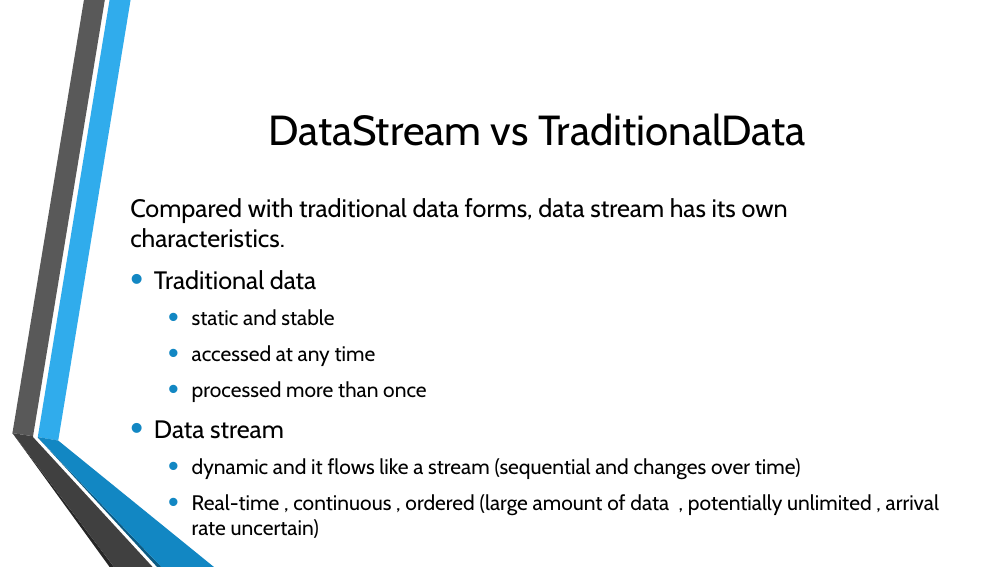
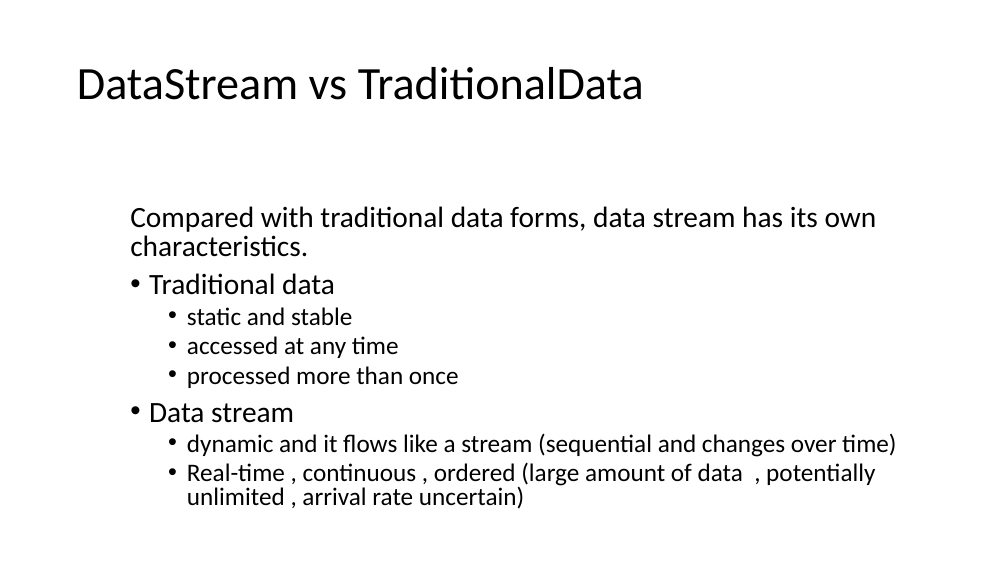
Before and after one commit to SC-One/ClusteringDataStream, a slide deck: slide 10 of Presentation/Data Mining in clustering.pptx (slide 17 before the commit). Drawn at 1008x567 pixels with LibreOffice and Linux fonts; fonts in the diff are those of the drawing; background and template pictures are left out. Boxes give left, top, right and bottom in pixels: in the first picture for what was removed or moved away, otherwise in the second. Text is boxed around its words. In the diff, an @@ line names an element or a change of style, - is before the commit and + after.

```diff
--- a/Presentation/Data Mining in clustering.pptx
+++ b/Presentation/Data Mining in clustering.pptx
@@ title "DataStream vs TraditionalData": place and size @@
-title "DataStream vs TraditionalData" at [268, 113, 805, 146]
+title "DataStream vs TraditionalData" at [77, 67, 644, 100]
@@ title "DataStream vs TraditionalData" at [77, 67, 644, 100]: size 40 to 44 pt, font Cabin to Calibri; alignment centre to left; line spacing 1 to 0.9 @@
@@ text "Compared with traditional data forms, ..." at [130, 206, 896, 509]: size 24 to 28 pt in "Compared with traditional data forms, data stream ...", "Traditional data", "Data stream"; font Cabin to Calibri; size 20 to 24 pt in "static and stable", "accessed at any time", "processed more than once", "dynamic and it flows like a stream ..." and 1 more places; line spacing 1 to 0.8; indent changed; less space between paragraphs; vertical alignment middle to top @@
@@ group removed at [12, 0, 214, 567]: 6 freeform shapes @@
```
Also in this commit, not shown: 13 other slides changed, 5 slides added, 11 slides removed.
